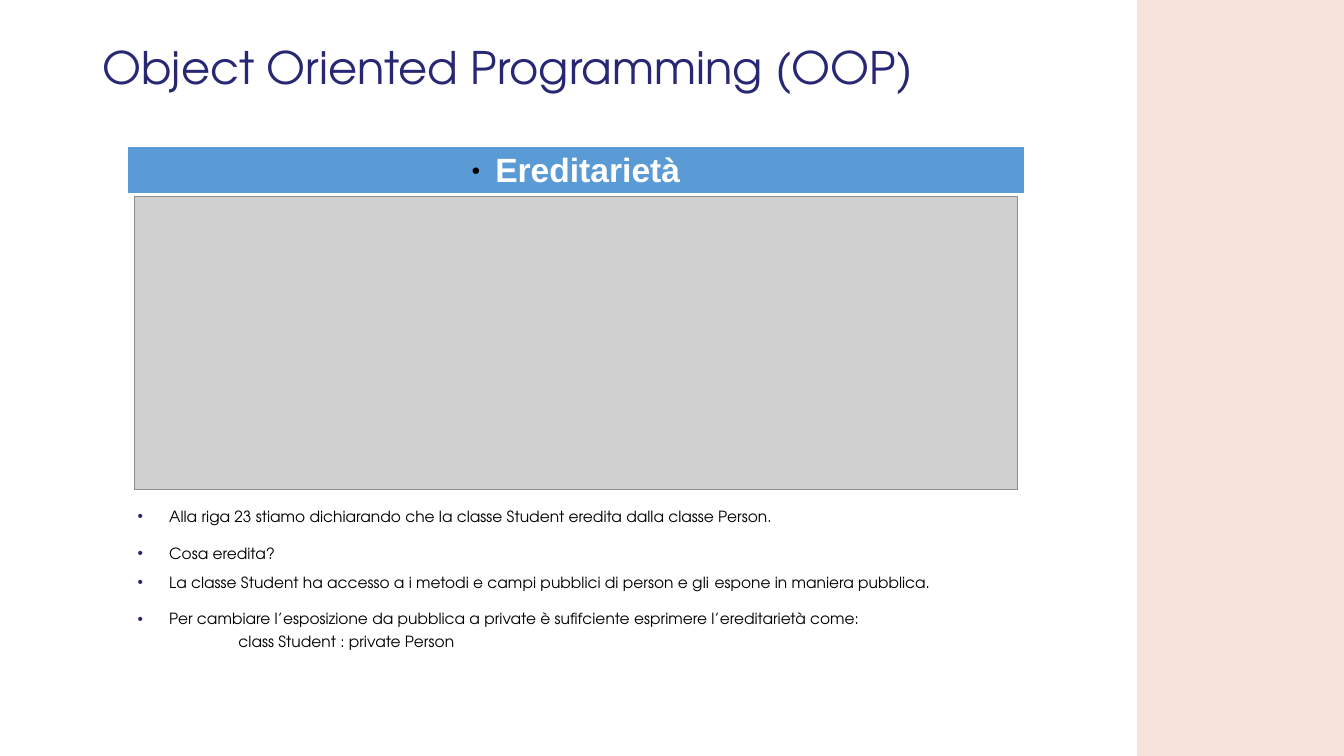
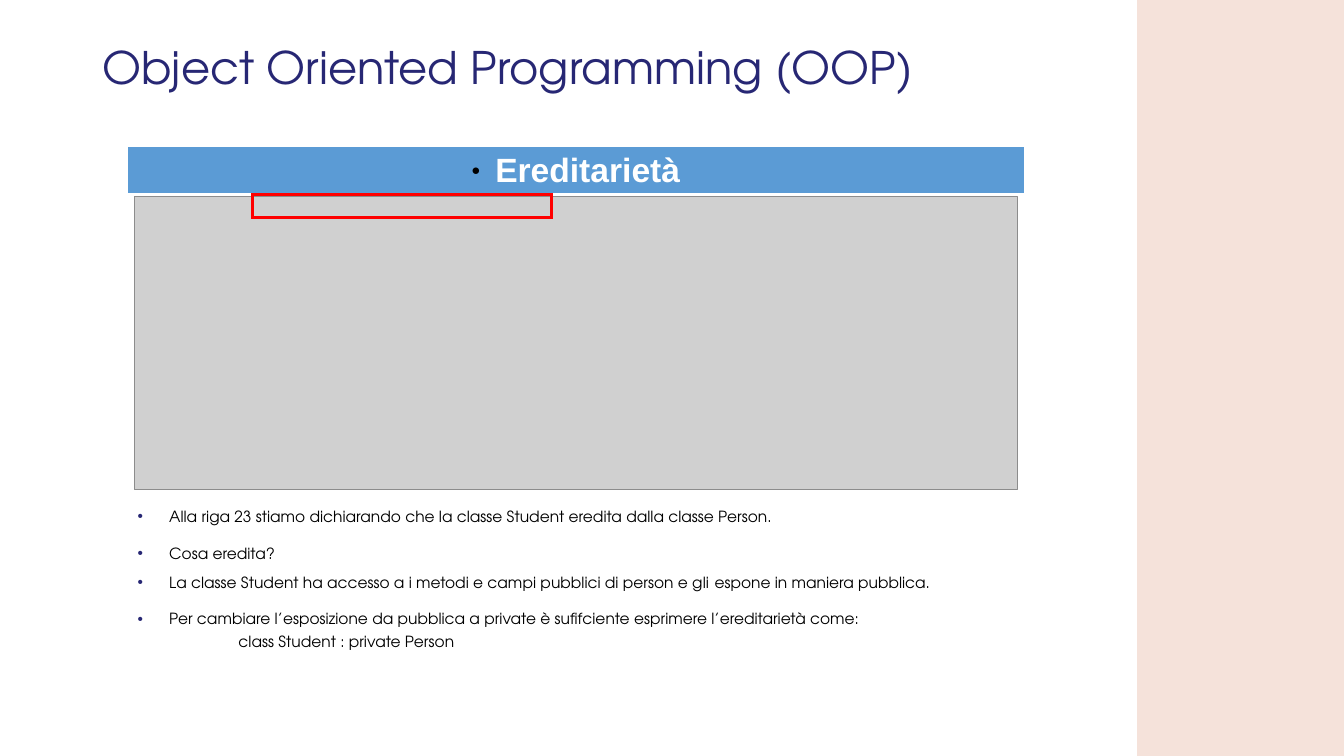
Before and after one commit to GMATZEU42/WS, a slide deck: slide 13 of WS02/WS_2.odp. Drawn at 1344x756 pixels with LibreOffice and Linux fonts; fonts in the diff are those of the drawing; grey boxes stand for pictures; background and template pictures are left out. Boxes give left, top, right and bottom in pixels: in the first picture for what was removed or moved away, otherwise in the second. Text is boxed around its words. In the diff, an @@ line names an element or a change of style, - is before the commit and + after.

```diff
--- a/WS02/WS_2.odp
+++ b/WS02/WS_2.odp
@@ freeform shape added at (x1=253, y1=195, x2=552, y2=218), outline #FF0000 2.24 pt @@
```
Also in this commit, not shown: 5 other slides changed, 2 slides added, 3 slides removed.
